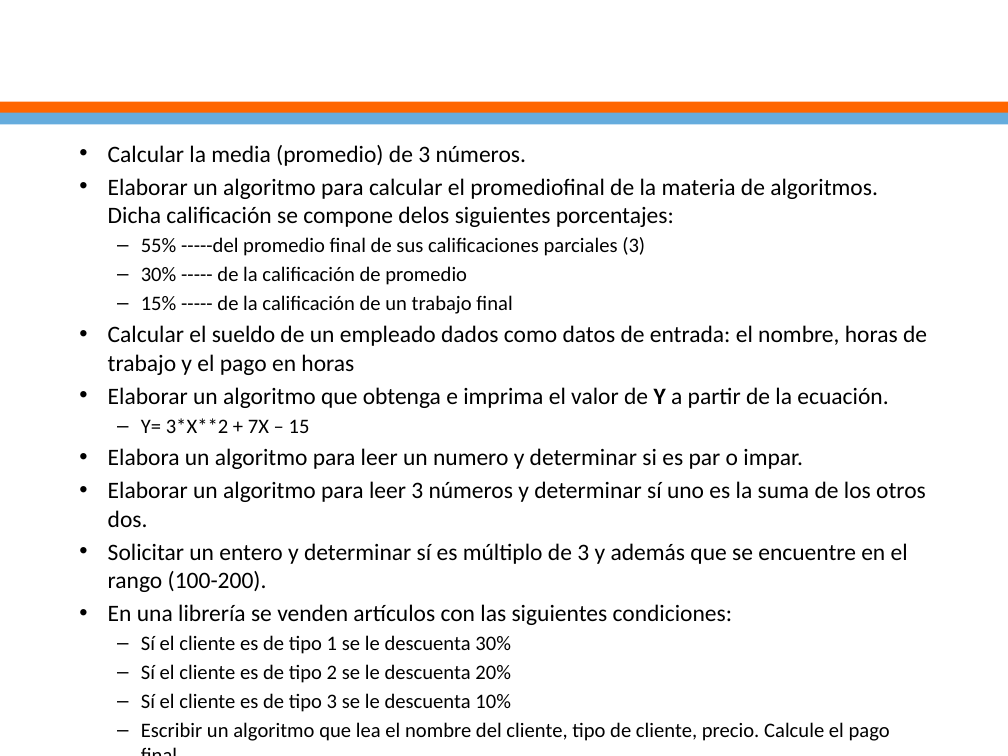
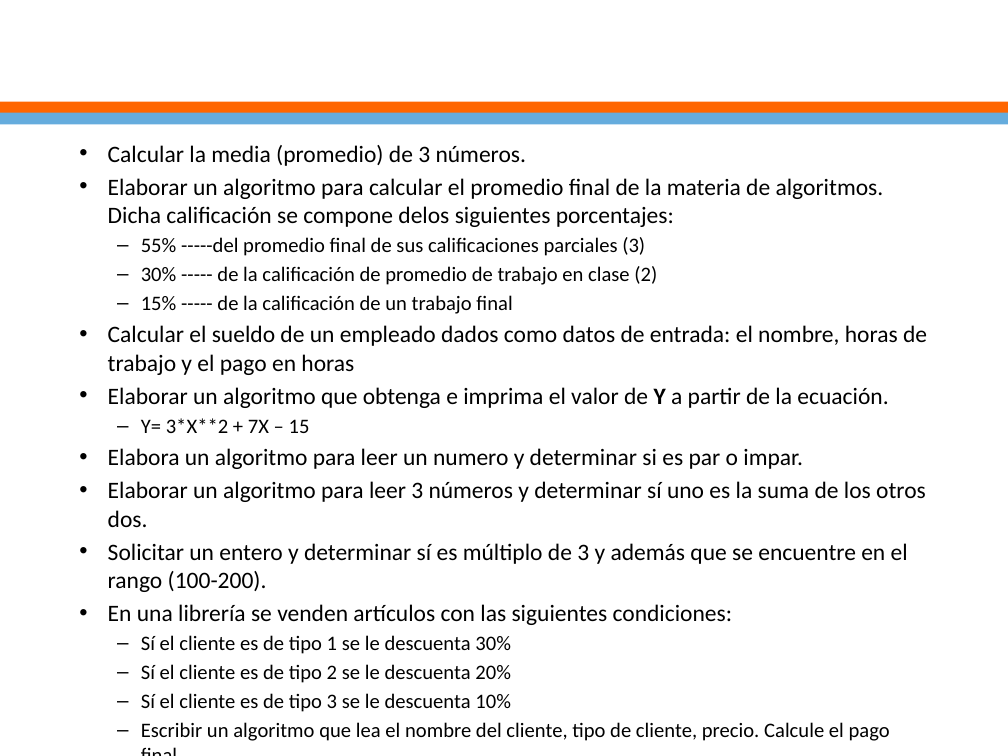
Before and after one commit to ejimenezdelgado/ext_logico_algoritmo_1_2018, a slide deck: slide 28 of Semana 3/clase3.pptx. Drawn at 1008x756 pixels with LibreOffice and Linux fonts; fonts in the diff are those of the drawing; background and template pictures are left out. Boxes give left, top, right and bottom in pixels: in the first picture for what was removed or moved away, otherwise in the second. Text is boxed around its words. In the diff, an @@ line names an element or a change of style, - is before the commit and + after.

Commit message:
Clase 3

```diff
--- a/Semana 3/clase3.pptx
+++ b/Semana 3/clase3.pptx
@@ text at [108, 178, 884, 227]: spaces changed @@
-• Elaborar un algoritmo para calcular el promediofinal de la materia de algoritmos. Dicha calificación se compone delos siguientes porcentajes:
+• Elaborar un algoritmo para calcular el promedio final de la materia de algoritmos. Dicha calificación se compone delos siguientes porcentajes:
@@ text at [141, 266, 657, 285]: text changed @@
-  – 30% ----- de la calificación de promedio
+  – 30% ----- de la calificación de promedio de trabajo en clase (2)
```
Also in this commit, not shown: 3 other files.
